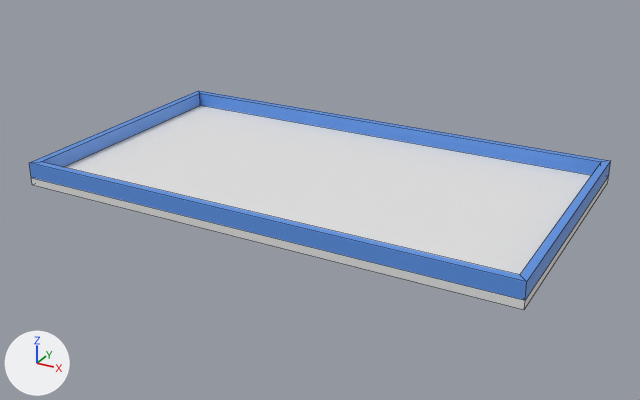
Renders of the FBX model Boogie_Bound/Content/Meshes/Field.fbx from each side of a commit.
Both versions are drawn from a 50 mm lens placed at (5.04, -9.18, 4.31), pointed at (0.06, -0.13, -0.22). The axes (+X, +Y, +Z) are drawn at lower left. The lights are the same throughout. Mesh edges are drawn as thin lines. Where no turn or scale is listed for an object, it has been applied to the vertices.

The scene before the commit, as lines of its bpy script (objects in view):
```python
ob_bottom_wall = bpy.data.objects.new('Bottom Wall', me_cube_003)
ob_bottom_wall.location = (0.0, 0.0, 0.0)
ob_field = bpy.data.objects.new('Field', me_cube)
ob_field.location = (0.0, 0.0, 0.0)
ob_left_wall = bpy.data.objects.new('Left Wall', me_cube_002)
ob_left_wall.location = (0.0, 0.0, 0.0)
ob_right_wall = bpy.data.objects.new('Right Wall', me_cube_004)
ob_right_wall.location = (0.0, 0.0, 0.0)
ob_upper_wall = bpy.data.objects.new('Upper Wall', me_cube_005)
ob_upper_wall.location = (0.0, 0.0, 0.0)
```
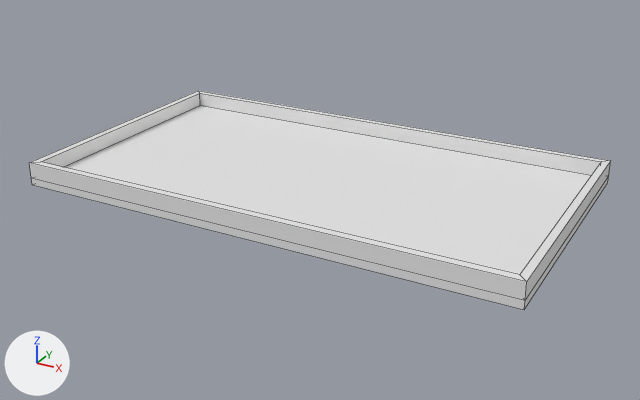
The change, as JSON lines over the scene's bpy script:
```json
{"op": "set", "path": "mat_field_top_material_1.base_color", "old": "(0.107, 0.291, 0.787)", "new": "(0.8, 0.8, 0.8)", "note": "blue #5c93e5 -> white #e7e7e7"}
{"block": "me_cube_004", "where": "me_cube_004.from_pydata(...)  # 8 vertices, 6 faces; spans x -3.2..3.2, y 1.7..1.8, z 0.05..0.25"}
{"block": "me_cube_004", "where": "# used by ob_right_wall; location = (0.0, 0.0, 0.0)"}
{"block": "me_cube_004", "change": "me_cube_004 part 1: the 1 face centred in x 0.0, y 1.7, z 0.15 switches from mat_field_top_material_1 (blue #5c93e5) to mat_field_mid_material_1 (white #e7e7e7)"}
{"block": "me_cube_005", "where": "me_cube_005.from_pydata(...)  # 8 vertices, 6 faces; spans x -3.2..-3.1, y -1.8..1.8, z 0.05..0.25"}
{"block": "me_cube_005", "where": "# used by ob_upper_wall; location = (0.0, 0.0, 0.0)"}
{"block": "me_cube_005", "change": "me_cube_005 part 2: the 1 face centred in x -3.1, y 0.0, z 0.15 switches from mat_field_top_material_1 (blue #5c93e5) to mat_field_mid_material_1 (white #e7e7e7)"}
```

Boxes (x1, y1, x2, y2) around the edits, measured in the pictures (640 x 400 px):
```json
{"object": "Left Wall", "change": "recoloured", "before": [29, 162, 527, 300], "after": [29, 162, 527, 300], "on screen": "blue to white"}
{"object": "Right Wall", "change": "recoloured", "before": [199, 91, 609, 175], "after": [199, 91, 609, 175], "on screen": "blue to white"}
{"object": "Upper Wall", "change": "recoloured", "before": [30, 91, 200, 167], "after": [30, 91, 200, 167], "on screen": "blue to white"}
{"object": "Bottom Wall", "change": "recoloured", "before": [520, 161, 611, 300], "after": [520, 161, 611, 300], "on screen": "blue to white"}
{"part": 1, "of": "me_cube_004", "change": "recoloured", "before": [200, 93, 601, 175], "after": [200, 93, 601, 175], "on screen": "blue to white"}
{"part": 2, "of": "me_cube_005", "change": "recoloured", "before": [41, 93, 200, 167], "after": [41, 93, 200, 167], "on screen": "blue to white"}
```
